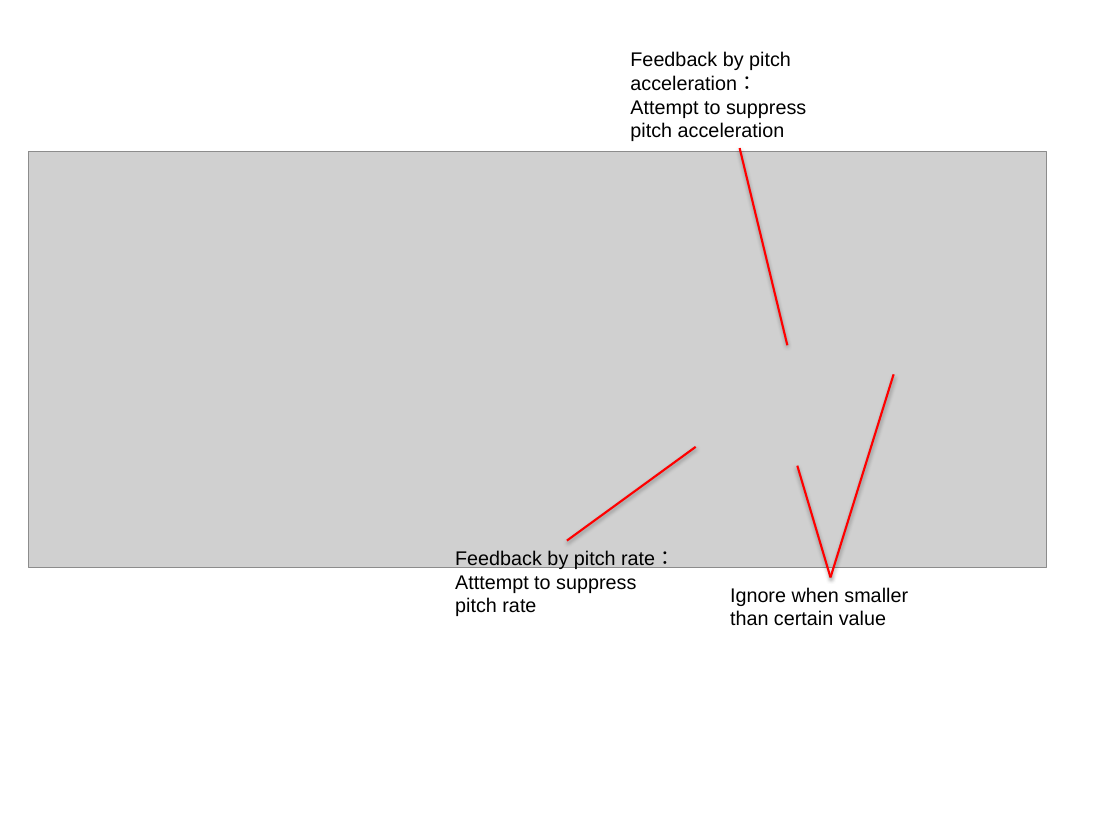
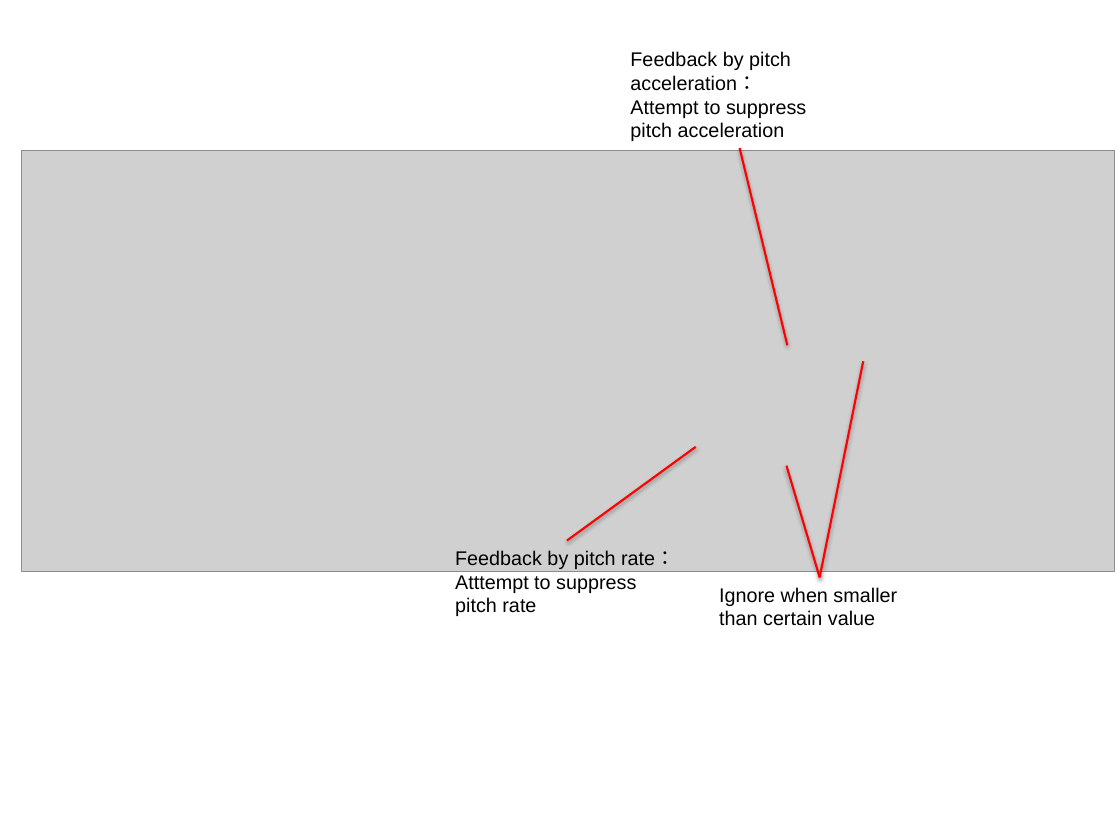
Before and after one commit to zeta-plusplus/SystemModels, a slide deck: slide 16 of figs/makeFig.pptx (slide 14 before the commit). Drawn at 1120x840 pixels with LibreOffice and Linux fonts; fonts in the diff are those of the drawing; grey boxes stand for pictures. Boxes give left, top, right and bottom in pixels: in the first picture for what was removed or moved away, otherwise in the second. Text is boxed around its words. In the diff, an @@ line names an element or a change of style, - is before the commit and + after.

```diff
--- a/figs/makeFig.pptx
+++ b/figs/makeFig.pptx
@@ picture: place and size @@
-picture at [28,151,1047,567]
+picture at [21,150,1114,571]
@@ line moved from (831, 577) - (894, 374) to (820, 577) - (864, 362) @@
@@ line moved from (831, 577) - (798, 465) to (820, 577) - (787, 465) @@
@@ text "Ignore when smaller than certain ...": place and size @@
-text "Ignore when smaller than certain ..." at [730,587,908,626]
+text "Ignore when smaller than certain ..." at [719,587,897,626]
```
Also in this commit, not shown: 1 other slide changed, 12 slides added, 10 slides removed, 24 other files.
